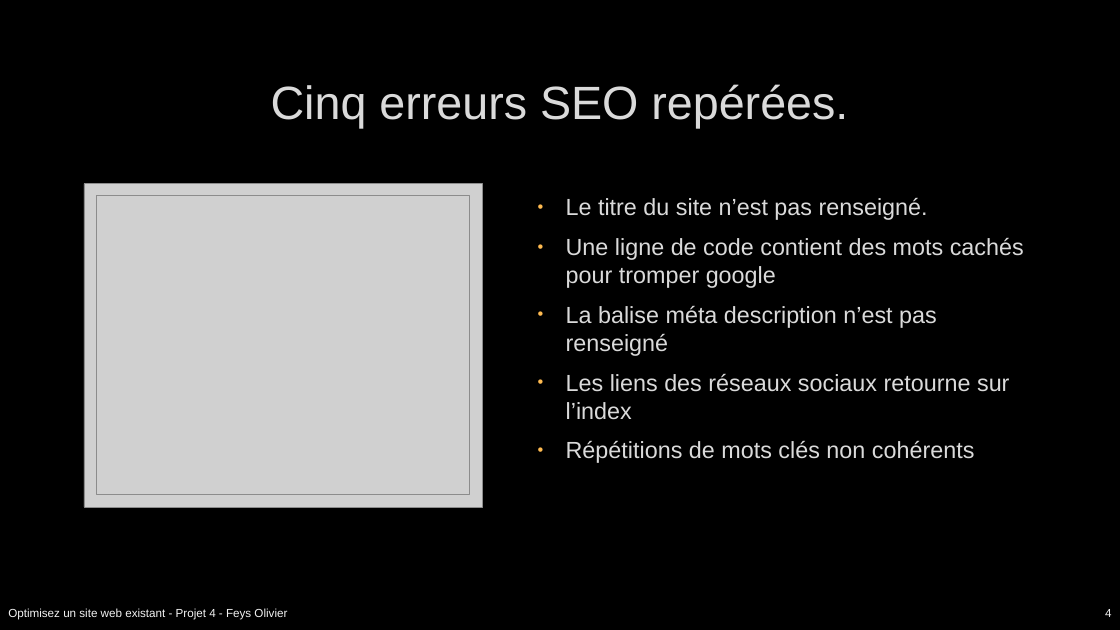
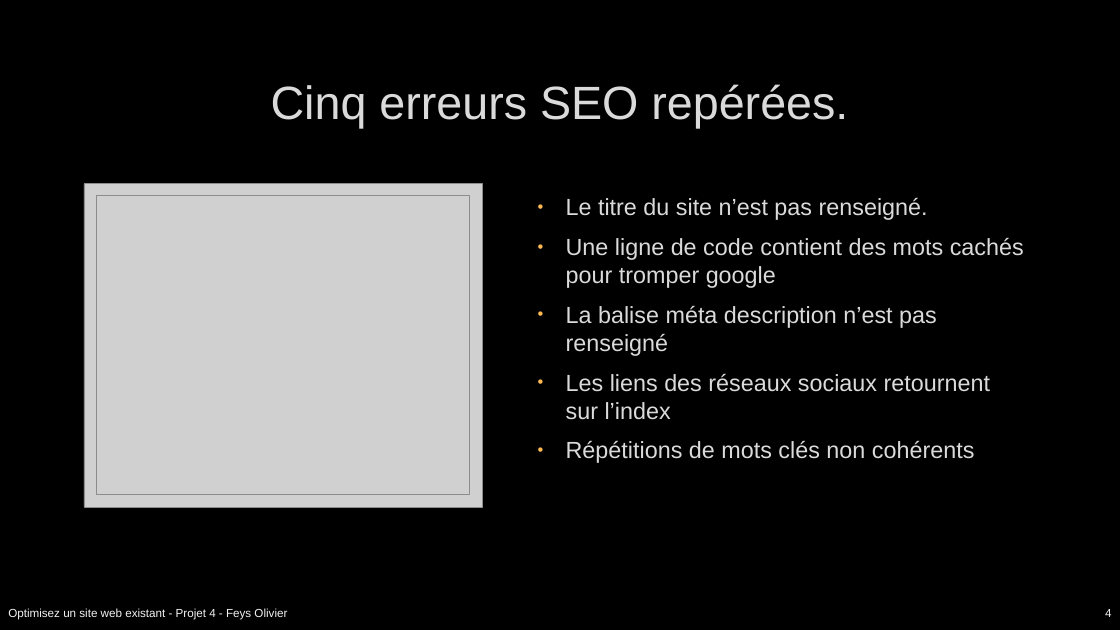
Before and after one commit to Olive59/Projet-4, a slide deck: slide 4 of Présentation la chouette agence.pptx. Drawn at 1120x630 pixels with LibreOffice and Linux fonts; fonts in the diff are those of the drawing; grey boxes stand for pictures; background and template pictures are left out. Boxes give left, top, right and bottom in pixels: in the first picture for what was removed or moved away, otherwise in the second. Text is boxed around its words. In the diff, an @@ line names an element or a change of style, - is before the commit and + after.

```diff
--- a/Présentation la chouette agence.pptx
+++ b/Présentation la chouette agence.pptx
@@ text at bbox=[566, 373, 990, 420]: text changed @@
-• Les liens des réseaux sociaux retourne sur l’index
+• Les liens des réseaux sociaux retournent sur l’index
```
Also in this commit, not shown: 2 other slides changed, 1 slide removed, 8 other files.
